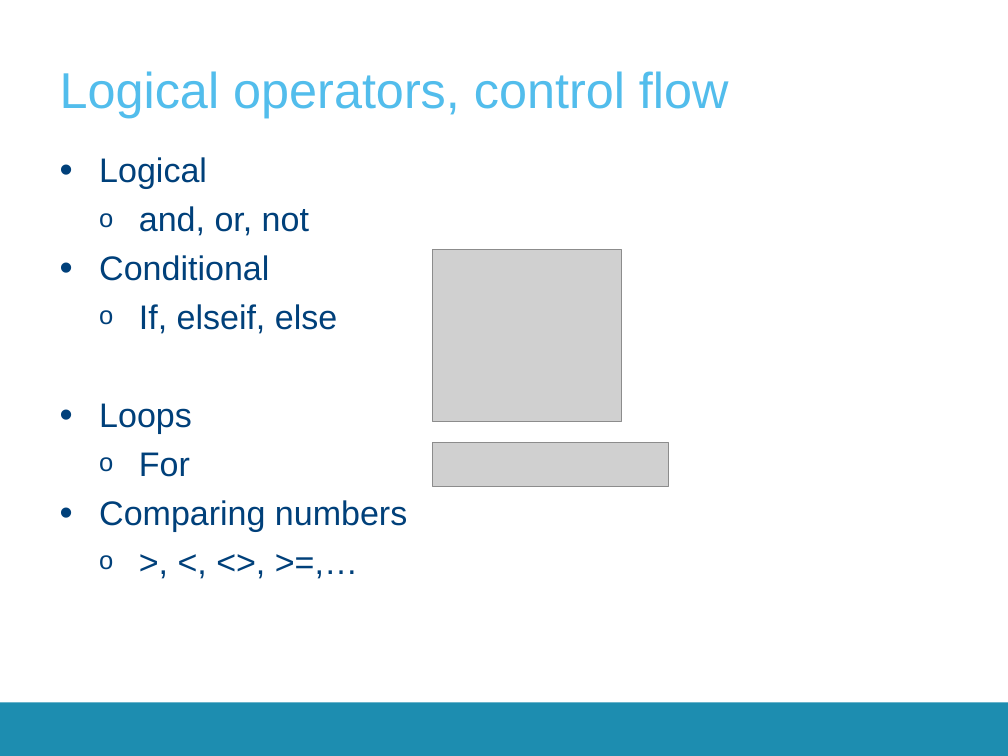
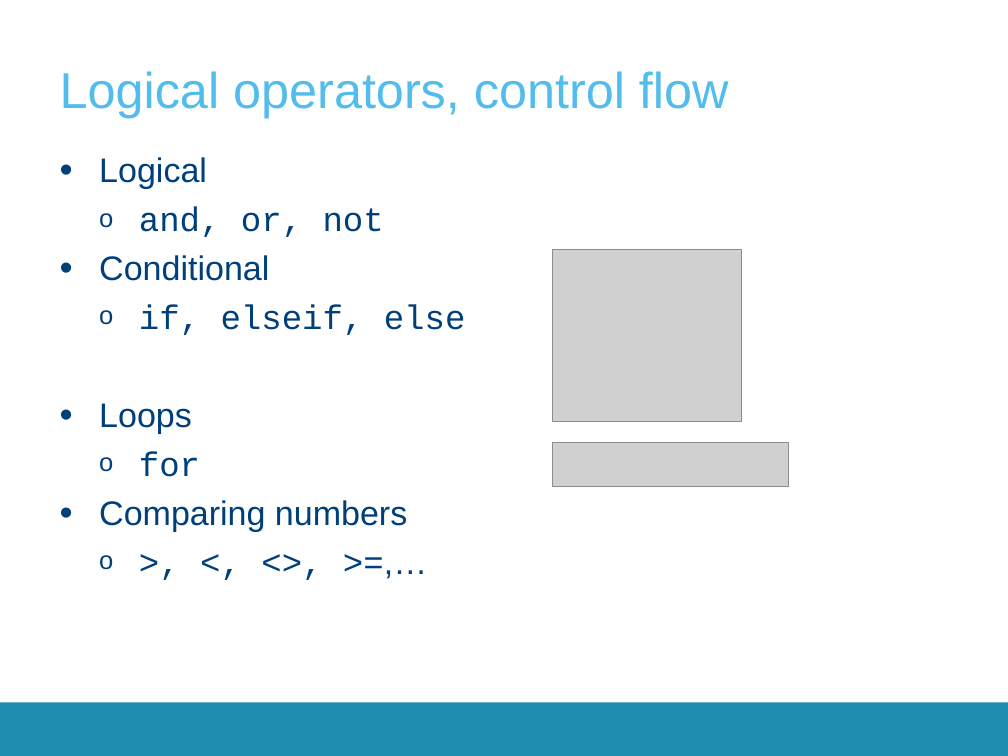
Before and after one commit to aswathnaray/__CrashCourse__, a slide deck: slide 22 of 2017-2018/Presentations/CrashCourse_2016.pptx (slide 20 before the commit). Drawn at 1008x756 pixels with LibreOffice and Linux fonts; fonts in the diff are those of the drawing; grey boxes stand for pictures; background and template pictures are left out. Boxes give left, top, right and bottom in pixels: in the first picture for what was removed or moved away, otherwise in the second. Text is boxed around its words. In the diff, an @@ line names an element or a change of style, - is before the commit and + after.

```diff
--- a/2017-2018/Presentations/CrashCourse_2016.pptx
+++ b/2017-2018/Presentations/CrashCourse_2016.pptx
@@ text at [139,207,384,237]: font Arial to Courier New in "and, or, not", ">, <, <>, >=,…" @@
@@ picture: place and size @@
-picture at [433,250,621,422]
+picture at [553,250,741,422]
@@ text at [139,304,466,335]: text changed; font Arial to Courier New @@
-  o If, elseif, else
+  o if, elseif, else
@@ picture: place and size @@
-picture at [433,443,669,487]
+picture at [553,443,788,487]
@@ text at [139,451,200,477]: text changed; font Arial to Courier New @@
-  o For
+  o for
```
Also in this commit, not shown: 5 other slides changed, 1 slide added.
